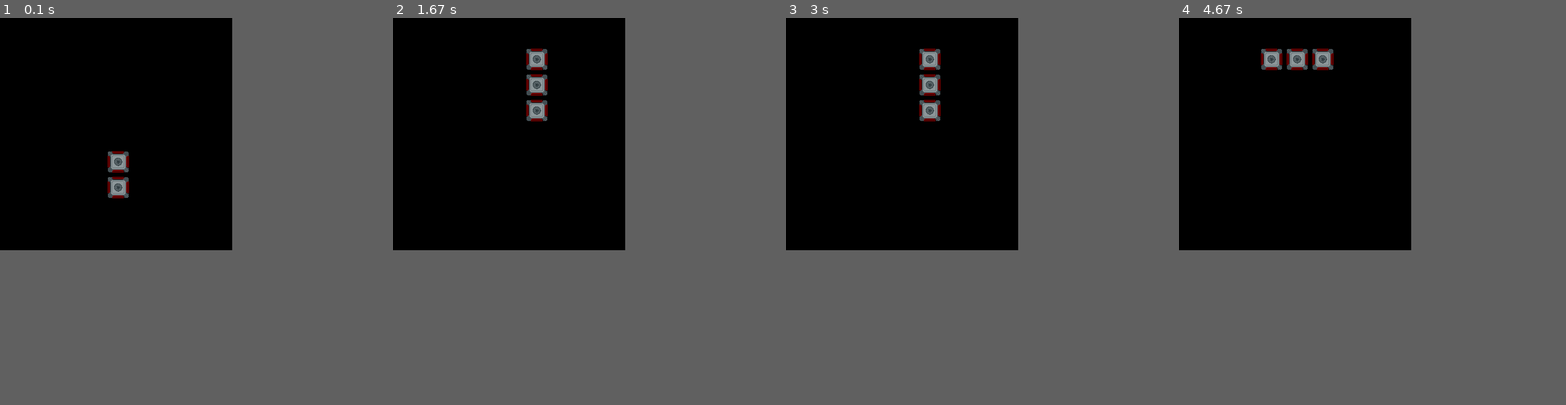
Above: before the commit, frames 1-4 (left to right).
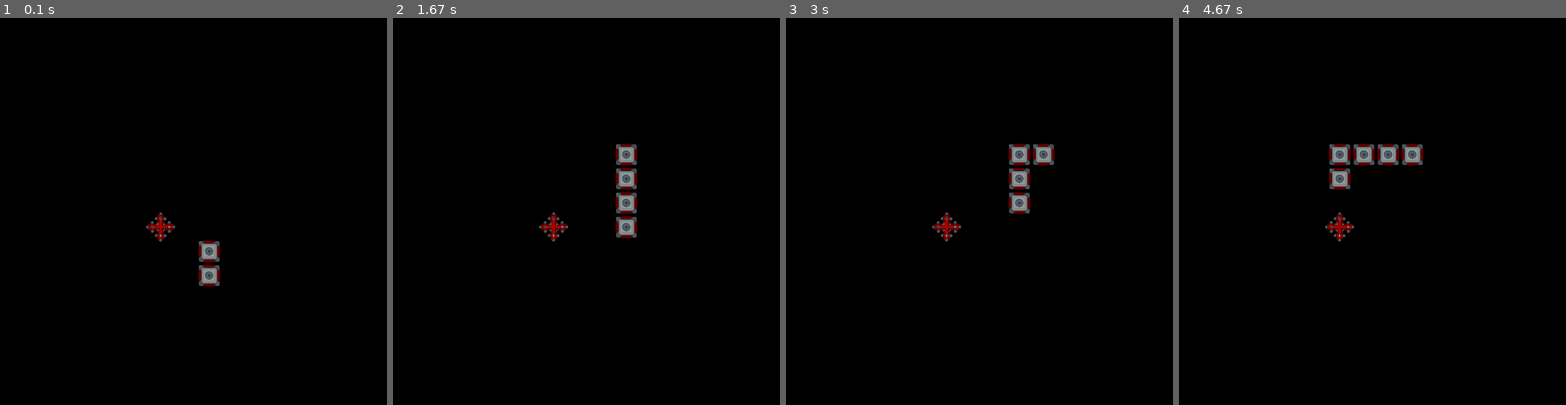
Above: after the commit, the same moments.

Repository: Nolasaurus/snake_game_genetic_algorithm
Game: pygame game, started from app.py
Two runs of this game, one before a commit and one after it. Both use one fixed random seed, a clock stepped at 60 frames per second and the inputs below.
Inputs:
- Up to frame 1 (0.1 s): no input
- Up to frame 2 (1.67 s): tap A at 0.33 s; hold Right 0.67-1.13 s; hold Up 1.17-1.57 s; hold Right from 1.6 s (still down)
- Up to frame 3 (3 s): release Right at 2.07 s; hold Left 2.1-2.63 s; hold Down from 2.67 s (still down)
- Up to frame 4 (4.67 s): release Down at 3.12 s; hold Left 3.15-3.6 s; hold Up 3.63-4.08 s; hold Right from 4.12 s (still down)
The window is 480x480 before the commit and 800x800 after it. Grey fills any space a smaller window leaves; there, only what the larger window draws over its background counts as a difference.

The runs differ from the first frame. In frame 1, 1.4% of the frame differs, in the area x 27-57%, y 34-70%; in frame 2, 2.3%; in frame 3, 2.3%; in frame 4, 2.6%, in the area x 21-64%, y 7-58%.

Commit message:
add food spawn and render

Diff:
--- a/app.py
+++ b/app.py
@@ -5,9 +5,9 @@
 
 os.environ['SDL_VIDEO_CENTERED'] = '1'
 
-WINDOW_HEIGHT = 480
-WINDOW_WIDTH = 480
-GRID_SIZE = (9, 9)
+WINDOW_HEIGHT = 800
+WINDOW_WIDTH = 800
+GRID_SIZE = (16, 16)
 
 def main():
     user_interface = UserInterface(grid_size = GRID_SIZE, window_height = WINDOW_HEIGHT, window_width = WINDOW_WIDTH)
--- a/game_grid.py
+++ b/game_grid.py
@@ -3,7 +3,7 @@
 
 
 def main():
-    grid_size = (9, 9)
+    grid_size = (16, 16)
     game_grid = GameGrid(grid_size)
     snake = Snake(grid_size)
     game_grid.update_snake(snake)
@@ -35,13 +35,13 @@
 
     def spawn_food(self):
         list_of_snake_cell_locations = self.snake.snake_body()
-        food_locations = random.choice(
+        food_locations = [random.choice(
             [
                 xy_coord
                 for xy_coord in self.grid
                 if xy_coord not in list_of_snake_cell_locations
             ]
-        )
+        )]
         self.food = food_locations
 
         return food_locations
--- a/snake.py
+++ b/snake.py
@@ -41,13 +41,7 @@
             sys.exit('Snake hit a wall')
 
         self.snake.insert_at_beginning(next_head)
-
-        # for collision
-        #if food_collision:
-        #    pass
-        # elif wall_collision:
-        #   pygame.endgame
-        # else:
-        #       remove last node
-        if game_grid_object.food is None or next_head not in game_grid_object.food:
+        if (head_x, head_y) in game_grid_object.food:
+            pass
+        else:
             self.snake.remove_last_node()
--- a/user_interface.py
+++ b/user_interface.py
@@ -1,4 +1,6 @@
+import math
 import pygame
+
 from snake import Snake
 from game_grid import GameGrid
 
@@ -15,16 +17,18 @@
         self.clock = pygame.time.Clock()
         self.game_grid = GameGrid(grid_size)
         self.snake = Snake(grid_size)
+        self.game_grid.update_snake(self.snake)
+        self.game_grid.spawn_food()
         self.running = True
 
         grid_dict = {}
         # name the grid cells and store their respective  (0,0)
-        cell_size_x = window_height // grid_size[0]
-        cell_size_y = window_width // grid_size[1]
+        self.cell_size_x = window_height // grid_size[0]
+        self.cell_size_y = window_width // grid_size[1]
 
         for x_num in range(grid_size[0]):
             for y_num in range(grid_size[1]):
-                grid_dict[(x_num, y_num)] = (x_num * cell_size_x, y_num * cell_size_y)
+                grid_dict[(x_num, y_num)] = (x_num * self.cell_size_x, y_num * self.cell_size_y)
 
         self.grid_to_pixel_dict = grid_dict.copy()
 
@@ -53,35 +57,28 @@
                     self.snake.head_direction = 'UP'
 
     def render(self):
-        self.window.fill((0,0,0))
-
         '''
         Calculates each gridsquare's (0,0) top-left corner and stores in dict.
         Key: nickname (x,y), e.g. (3,2) for the 3rd col, 2nd row.
         Value: "(0, 0)" for gridsquare
         '''
-
-
+        self.window.fill((0,0,0))
+        unitsTexture = pygame.image.load("units.png")
 
         # Draw snake
         snake = self.snake.snake_body()
-
-        # snake_head = snake[0]
-        # snake_body = snake[1:]
-
-        # # Draw head
-
-        # head_x, head_y = self.grid_to_pixel_dict[snake_head]
-        unitsTexture = pygame.image.load("units.png")
-        # head_location = pygame.Vector2(head_x, head_y) # where in the scene
-        # rectangle = pygame.Rect(192, 0, 64, 64) # where in the units.png
-        # self.window.blit(unitsTexture,head_location,rectangle)
 
         # Draw body
         for body_piece in snake:
             body_x, body_y = self.grid_to_pixel_dict[body_piece]
             location = pygame.Vector2(body_x, body_y) # where in the scene
             rectangle = pygame.Rect(0, 64 , 64, 64) # where in the units.png
+            self.window.blit(unitsTexture,location,rectangle)
+
+        for food_piece in self.game_grid.food:
+            food_x, food_y = self.grid_to_pixel_dict[food_piece]
+            location = pygame.Vector2(food_x, food_y) # where in the scene
+            rectangle = pygame.Rect(320, 64, 64, 64) # where in the units.png
             self.window.blit(unitsTexture,location,rectangle)
 
         pygame.display.update()
